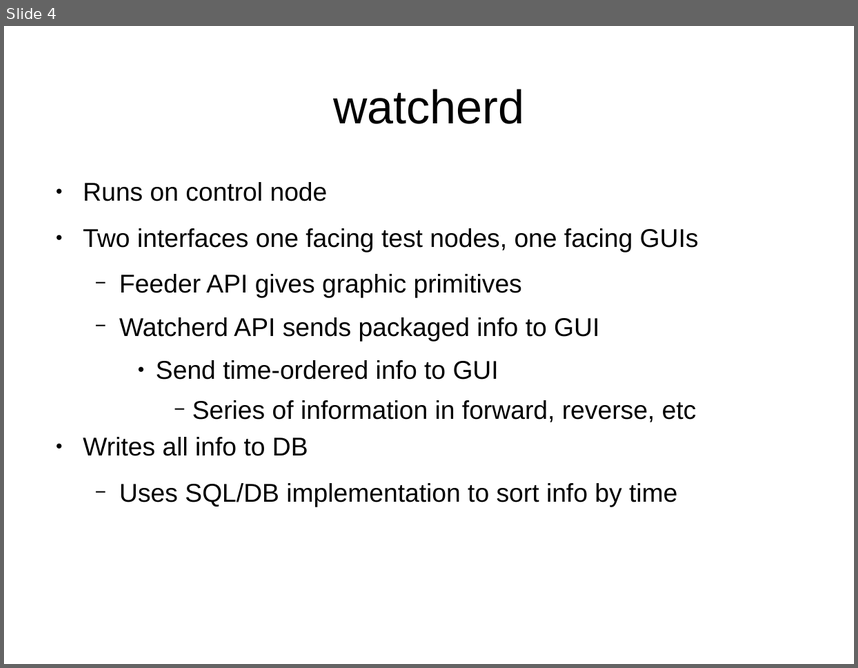
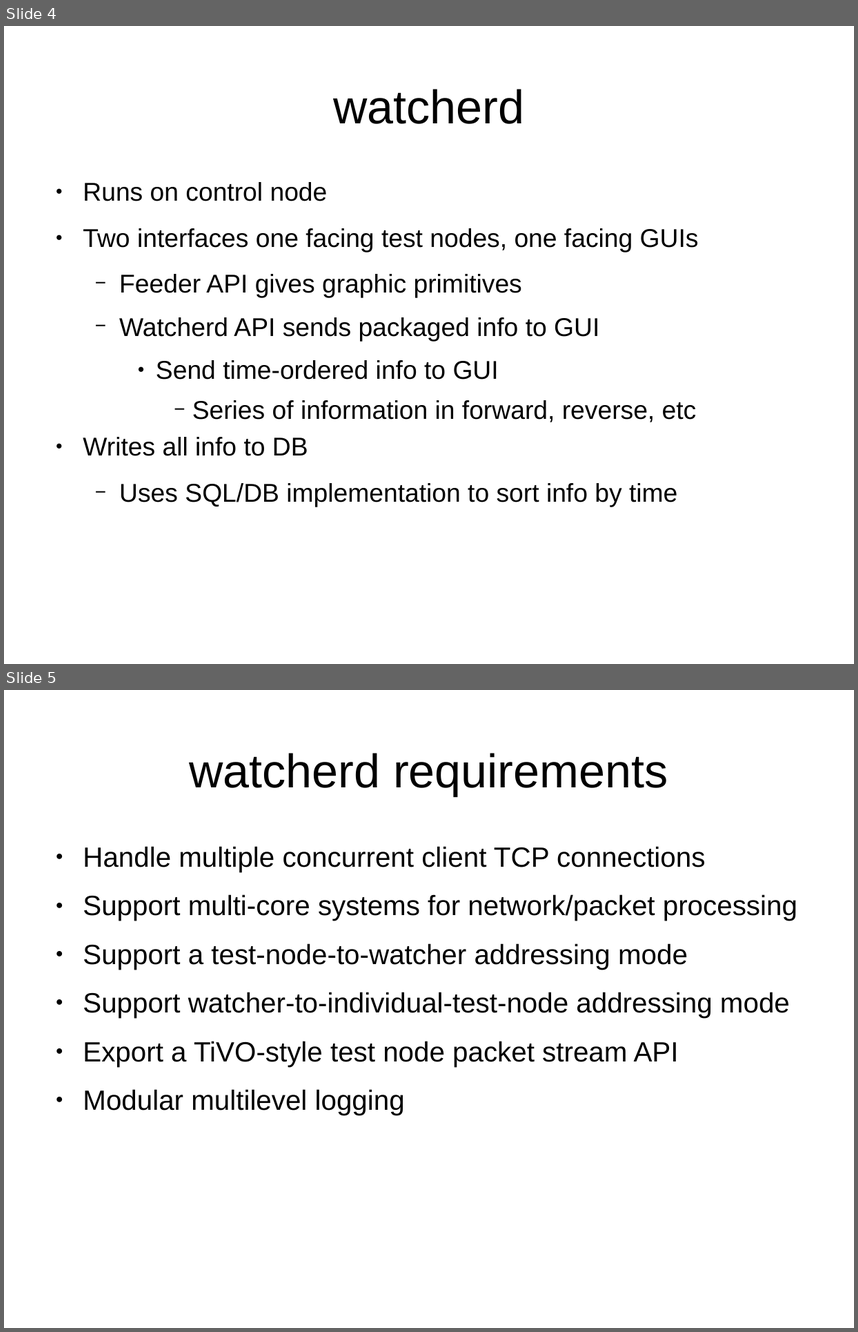
Before and after one commit to glawler/watcher-visualization, a slide deck: doc/WatcherArchitecture.odp. Shown one above the other, each under a label of ours: slide 4 before the commit, slides 4 and 5 after it. The pictures are 858x668 and 858x1332 pixels, drawn with LibreOffice and Linux fonts; fonts in the diff are those of the drawing. Boxes give left, top, right and bottom in pixels: in the first picture for what was removed or moved away, otherwise in the second. Text is boxed around its words. In the diff, an @@ line names an element or a change of style, - is before the commit and + after.

Commit message:
doc: added slide on watcherd requirements. Updated .hgignore to reflect new location of test bins.

```diff
--- a/doc/WatcherArchitecture.odp
+++ b/doc/WatcherArchitecture.odp
@@ slide 5 added at [4, 690, 854, 1328], background #FFFFFF @@
@@ title added at [189, 753, 668, 796], 44 pt, text #000000 @@
+watcherd requirements
@@ text added at [83, 846, 797, 1115], 26 pt, text #000000 @@
+● Handle multiple concurrent client TCP connections
+● Support multi-core systems for network/packet processing
+● Support a test-node-to-watcher addressing mode
+● Support watcher-to-individual-test-node addressing mode
+● Export a TiVO-style test node packet stream API
+● Modular multilevel logging
```
Also in this commit, not shown: 1 other file.
